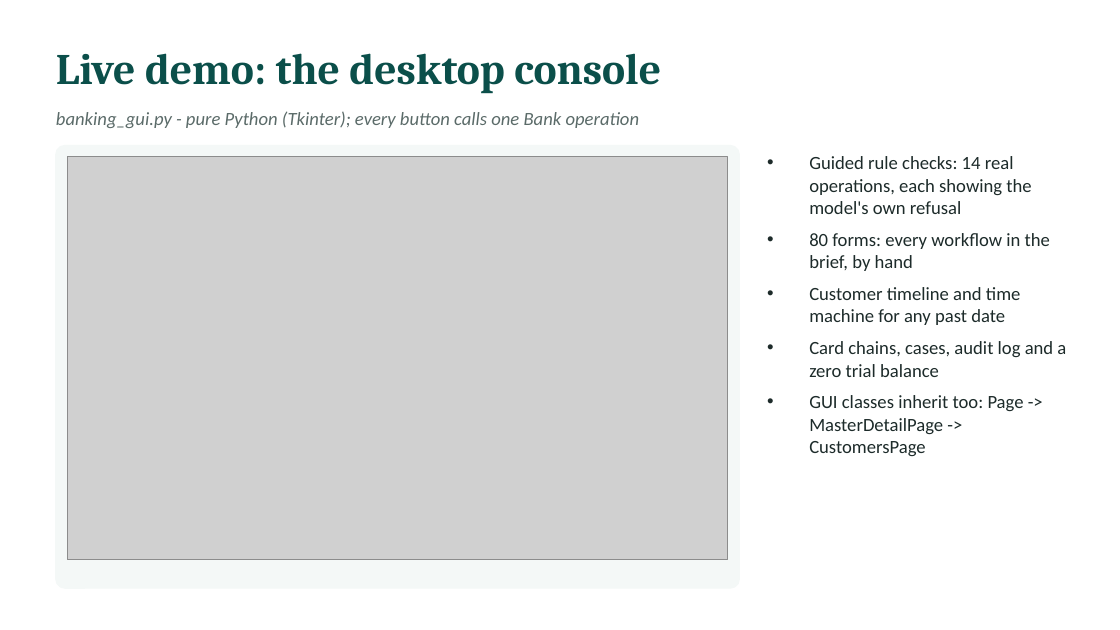
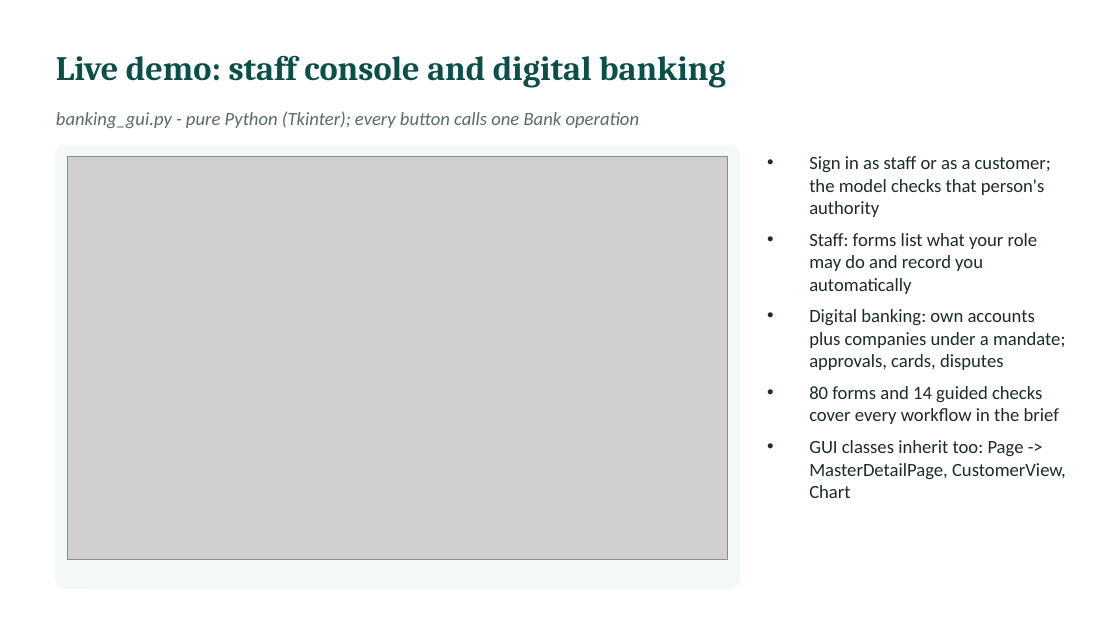
Before and after one commit to l255668-hash/commercial-banking, a slide deck: slide 14 of docs/Viva_Presentation.pptx. Drawn at 1120x630 pixels with LibreOffice and Linux fonts; fonts in the diff are those of the drawing; grey boxes stand for pictures. Boxes give left, top, right and bottom in pixels: in the first picture for what was removed or moved away, otherwise in the second. Text is boxed around its words. In the diff, an @@ line names an element or a change of style, - is before the commit and + after.

```diff
--- a/docs/Viva_Presentation.pptx
+++ b/docs/Viva_Presentation.pptx
@@ text at bbox=[56, 55, 726, 88]: text changed; size 28 to 22 pt @@
-Live demo: the desktop console
+Live demo: staff console and digital banking
@@ text at bbox=[809, 156, 1066, 498]: text changed @@
-• Guided rule checks: 14 real operations, each showing the model's own refusal
-• 80 forms: every workflow in the brief, by hand
-• Customer timeline and time machine for any past date
-• Card chains, cases, audit log and a zero trial balance
-• GUI classes inherit too: Page -> MasterDetailPage -> CustomersPage
+• Sign in as staff or as a customer; the model checks that person's authority
+• Staff: forms list what your role may do and record you automatically
+• Digital banking: own accounts plus companies under a mandate; approvals, cards, disputes
+• 80 forms and 14 guided checks cover every workflow in the brief
+• GUI classes inherit too: Page -> MasterDetailPage, CustomerView, Chart
```
Also in this commit, not shown: 33 other files.
